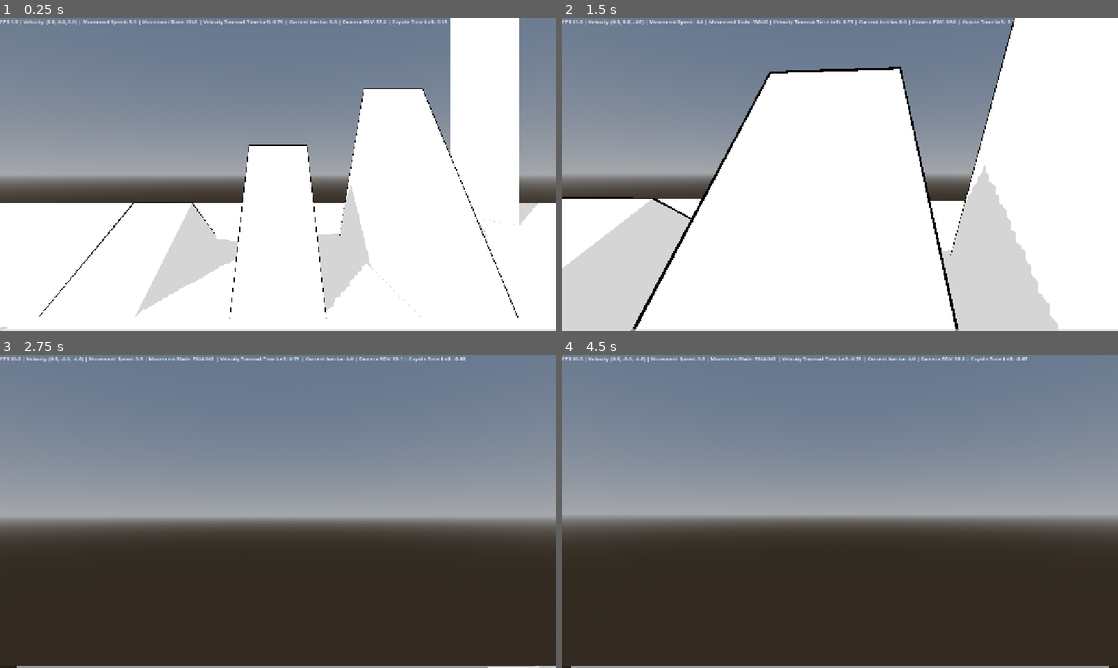
Above: before the commit, frames 1-4 (two rows, left to right).
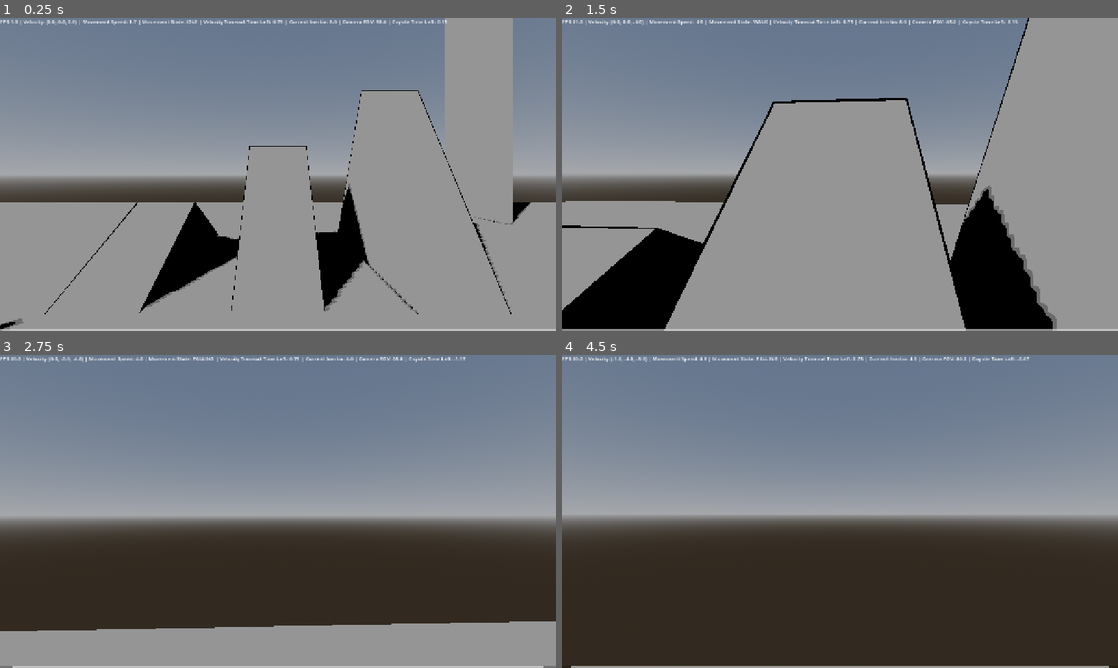
Above: after the commit, the same moments.

Repository: naxemis/multiplayer-fps
Game: Godot game, scene res://scenes/root/root.tscn
Two runs of this game, one before a commit and one after it. Both use one fixed random seed, a clock stepped at 60 frames per second and the inputs below.
Inputs (mouse positions are in pixels of both pictures, inside the frame that each line leads up to):
- Up to frame 1 (0.25 s): no input
- Up to frame 2 (1.5 s): move the mouse to (867, 174) at 0.52 s; hold Shift (run) 0.53-1.28 s; hold W (forward) from 0.53 s (still down); tap Ctrl (change_wall_jump_direction) at 0.77 s; tap C (slide) at 0.8, 1.35 s; move the mouse to (812, 174) at 1.27 s
- Up to frame 3 (2.75 s): keep holding W (forward); tap Ctrl (change_wall_jump_direction) at 1.52 s; tap Space (jump) at 1.55, 2.1 s; move the mouse to (289, 505) at 2.02 s; hold Shift (run) from 2.03 s (still down)
- Up to frame 4 (4.5 s): keep holding W (forward); move the mouse to (834, 517) at 2.77 s; release Shift (run) at 2.78 s; tap Middle mouse button (free_look) at 2.85 s; tap Ctrl (change_wall_jump_direction) at 3.02, 3.77 s; tap C (slide) at 3.05, 4.35 s; move the mouse to (878, 514) at 3.52 s; hold Shift (run) 3.53-4.28 s; tap Space (jump) at 3.8 s; move the mouse to (795, 508) at 4.27 s

The runs differ from the first frame. In frame 1, 57% of the frame differs, in the area x 0-100%, y 0-100%; in frame 2, 69%; in frame 3, 13%; in frame 4, 0.5%.

Commit message:
refactor(speed): move speed calculations into different methods

Diff:
--- a/scenes/levels/testing_range.tscn
+++ b/scenes/levels/testing_range.tscn
@@ -14,6 +14,7 @@
 sky = SubResource("Sky_lidgs")
 ambient_light_source = 2
 ambient_light_color = Color(1, 1, 1, 1)
+ambient_light_energy = 0.0
 volumetric_fog_density = 0.01
 
 [sub_resource type="PlaneMesh" id="PlaneMesh_m3s05"]
--- a/scripts/player/components/camera_controller.gd
+++ b/scripts/player/components/camera_controller.gd
@@ -98,7 +98,7 @@
 	_head.rotation = Vector3(_head_rotation.x, _head_rotation.y, 0.0)
 
 func _calculate_camera_fov(delta: float, movement_speed: float) -> void:
-	var base_camera_fov: float = default_camera_fov - ((_player.walk_speed + _player.crouch_speed) * fov_speed_buff_factor)
+	var base_camera_fov: float = default_camera_fov - (_player.walk_speed + _player.crouch_speed)
 	var fov_speed_buff: float = movement_speed * fov_speed_buff_factor
 
 	_camera_fov = base_camera_fov + fov_speed_buff
--- a/scripts/player/player.gd
+++ b/scripts/player/player.gd
@@ -87,51 +87,56 @@
 @export_category("Speed Inertia")
 @export var speed_inertia: float = 7.5
 
-func calculate_movement_speed(delta) -> void:
-	# walk speed
-	if movement_state_machine._current_state != movement_state_machine.MovementStates.CROUCH:
-		current_walk_speed = walk_speed
-	else:
-		current_walk_speed = 0.0
-
-	# run speed
+func _walk() -> void:
+	var delta: float = get_physics_process_delta_time()
+
+	current_walk_speed = walk_speed
+
+	run_speed -= run_walk_decrease * delta
 	run_speed = clampf(run_speed, 0.0, max_run_speed)
 
-	if movement_state_machine._current_state == movement_state_machine.MovementStates.RUN:
-		run_speed += run_speed_increase * delta
-	elif movement_state_machine._current_state == movement_state_machine.MovementStates.JUMP or movement_state_machine._current_state == movement_state_machine.MovementStates.DOUBLE_JUMP or movement_state_machine._current_state == movement_state_machine.MovementStates.WALL_JUMP or movement_state_machine._current_state == movement_state_machine.MovementStates.SLIDE:
-		pass
-	elif movement_state_machine._current_state == movement_state_machine.MovementStates.WALK:
-		run_speed -= run_walk_decrease * delta
-	else:
-		run_speed -= run_crouch_decrease * delta
-
-	# slide speed
+	var floor_speed: float = crouch_speed + current_walk_speed + run_speed
+	slide_speed -= floor_speed * slide_walk_decrease * delta
 	slide_speed = clampf(slide_speed, 0.0, max_slide_speed)
 
-	var calculating_slope_interference: Vector3 = get_floor_normal() * -transform.basis.z
-	var slope_interference: float = (calculating_slope_interference.z + calculating_slope_interference.x) * slope_interference_factor
+func _run() -> void:
+	var delta: float = get_physics_process_delta_time()
+
+	current_walk_speed = walk_speed
+
+	run_speed += run_speed_increase * delta
+	run_speed = clampf(run_speed, 0.0, max_run_speed)
 
 	var floor_speed: float = crouch_speed + current_walk_speed + run_speed
-	var actual_slide_buff_multiplier: float = slide_buff_multiplier + slope_interference
-	var slide_buff: float = floor_speed * actual_slide_buff_multiplier
-
-	if movement_state_machine._current_state == movement_state_machine.MovementStates.SLIDE:
-		slide_speed += slide_buff * delta
-	elif movement_state_machine._current_state == movement_state_machine.MovementStates.JUMP or movement_state_machine._current_state == movement_state_machine.MovementStates.DOUBLE_JUMP or movement_state_machine._current_state == movement_state_machine.MovementStates.WALL_JUMP:
-		pass
-	elif movement_state_machine._current_state == movement_state_machine.MovementStates.RUN:
-		slide_speed -= floor_speed * slide_run_decrease * delta
-	elif movement_state_machine._current_state == movement_state_machine.MovementStates.WALK:
-		slide_speed -= floor_speed * slide_walk_decrease * delta
-	else:
-		slide_speed -= slide_crouch_decrease * delta
-
-	# speed
-	var speed_before_inertia: float = floor_speed + slide_speed
-
-	movement_speed = lerpf(movement_speed, speed_before_inertia, speed_inertia * delta) # movement speed after adding inertia
-#endregion
+	slide_speed -= floor_speed * slide_run_decrease * delta
+	slide_speed = clampf(slide_speed, 0.0, max_slide_speed)
+
+func _slide() -> void:
+	var delta: float = get_physics_process_delta_time()
+
+	current_walk_speed = walk_speed
+
+	var floor_normal: Vector3 = get_floor_normal()
+	var forward_vector: Vector3 = -transform.basis.z
+	var calculating_slope: Vector3 = floor_normal * forward_vector
+	var slope_interference: float = (calculating_slope.z + calculating_slope.x) * slope_interference_factor
+
+	var floor_speed: float = crouch_speed + current_walk_speed + run_speed
+	var actual_slide_buff: float = floor_speed * (slide_buff_multiplier + slope_interference)
+
+	slide_speed += actual_slide_buff * delta
+	slide_speed = clampf(slide_speed, 0.0, max_slide_speed)
+
+func _crouch_or_other() -> void:
+	var delta: float = get_physics_process_delta_time()
+
+	current_walk_speed = 0.0
+
+	run_speed -= run_crouch_decrease * delta
+	run_speed = clampf(run_speed, 0.0, max_run_speed)
+
+	slide_speed -= slide_crouch_decrease * delta
+	slide_speed = clampf(slide_speed, 0.0, max_slide_speed)
 
 #region Stamina
 @export_category("Movement Stamina")
@@ -214,8 +219,11 @@
 @export_category("Gravity")
 # applies gravity to player's body, when it's not on floor
 @export var gravity_force: float = 18.0
-func gravity(delta) -> void:
-	movement_directions.y -= gravity_force * delta
+func _gravity(delta) -> void:
+	if !is_on_floor():
+		movement_directions.y -= gravity_force * delta
+	else:
+		pass
 
 @export_category("Jumping")
 # adds jumping mechanic to player's movement
@@ -288,28 +296,23 @@
 
 	move_and_slide()
 
+var current_movement_logic: Callable = _crouch_or_other
+
 func _on_state_changed(new_state):
 	var states := movement_state_machine.MovementStates
 
 	match new_state:
-		states.IDLE:
-			print("Entered IDLE state")
+		states.IDLE, states.CROUCH:
+			current_movement_logic = _crouch_or_other
 		states.WALK:
-			print("Entered WALK state")
+			current_movement_logic = _walk
 		states.RUN:
-			print("Entered RUN state")
-		states.CROUCH:
-			print("Entered CROUCH state")
+			current_movement_logic = _run
 		states.SLIDE:
-			print("Entered SLIDE state")
-		states.JUMP:
-			_jump()
-		states.DOUBLE_JUMP:
-			_double_jump()
-		states.WALL_JUMP:
-			_wall_jump()
-		states.FALLING:
-			print("Entered FALLING state")
+			current_movement_logic = _slide
+		states.JUMP: _jump()
+		states.DOUBLE_JUMP: _double_jump()
+		states.WALL_JUMP: _wall_jump()
 
 @onready var camera_controller: CameraController = $CameraController
 @onready var movement_state_machine: MovementStateMachine = $MovementStateMachine
@@ -320,7 +323,7 @@
 func _ready():
 	Input.set_mouse_mode(Input.MOUSE_MODE_CAPTURED)
 
-	camera_controller.set_references(self, %Head, %Camera)
+	camera_controller.set_references(self, $Head, %Camera)
 	movement_state_machine.set_references(self)
 
 	movement_state_machine.state_changed.connect(_on_state_changed)
@@ -329,16 +332,23 @@
 	movement_state_machine.process(delta)
 	get_velocity_timeout(delta)
 	collision_shape_animations(delta)
-	calculate_movement_speed(delta)
+	#calculate_movement_speed(delta)
 	calculate_stamina(delta)
 	get_movement_directions()
 	calulcate_movement_inertia(delta)
 
-	gravity(delta)
-
-	movement_velocity()
-
 	camera_controller.process(delta, movement_speed)
 
 	var movement_states_array: Array[String] = ["IDLE", "WALK", "RUN", "CROUCH", "SLIDE", "JUMP", "DOUBLEJUMP", "WALLJUMP", "FALLING"]
 	%Debug.text = str("FPS:", Engine.get_frames_per_second(), " | Velocity: ", round(velocity), " | Movement Speed: ", sna …(345 unchanged characters)…
+
+func _physics_process(delta: float) -> void:
+	current_movement_logic.call()
+
+	var floor_speed: float = crouch_speed + current_walk_speed + run_speed
+	var speed_before_inertia: float = floor_speed + slide_speed
+
+	movement_speed = lerpf(movement_speed, speed_before_inertia, speed_inertia * delta)
+
+	_gravity(delta)
+	movement_velocity()
